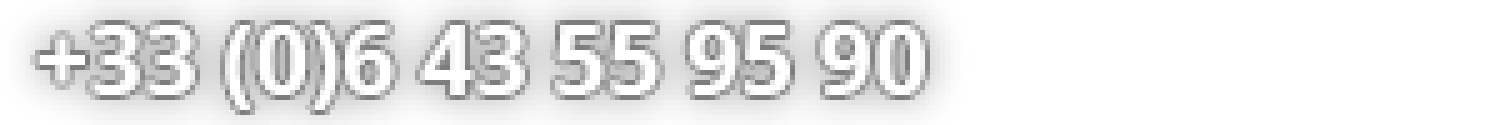
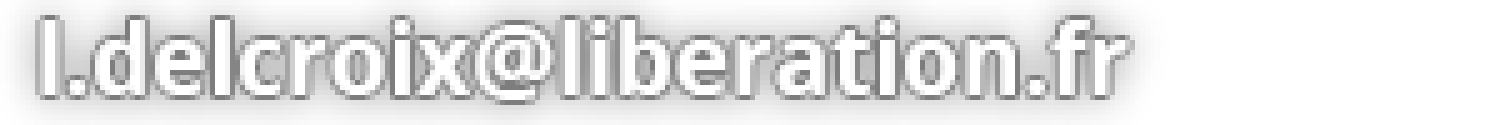
Comparing the layer stacks of the two 1500×125 images. Changes:
added layer "l.delcroix@liberation.fr" above "3 rue de Bordeaux 37000 Tours copie" over bbox(40, 20, 1130, 100)
hid "+33 (0)6 43 55 95 90" over bbox(35, 25, 925, 110)
